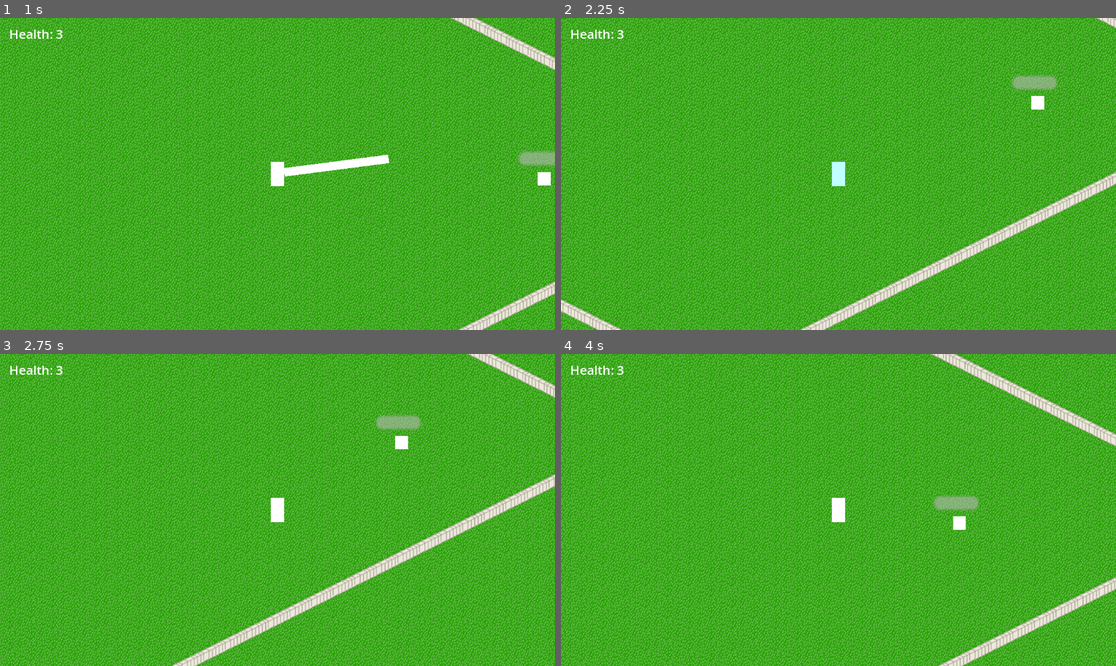
Above: before the commit, frames 1-4 (two rows, left to right).
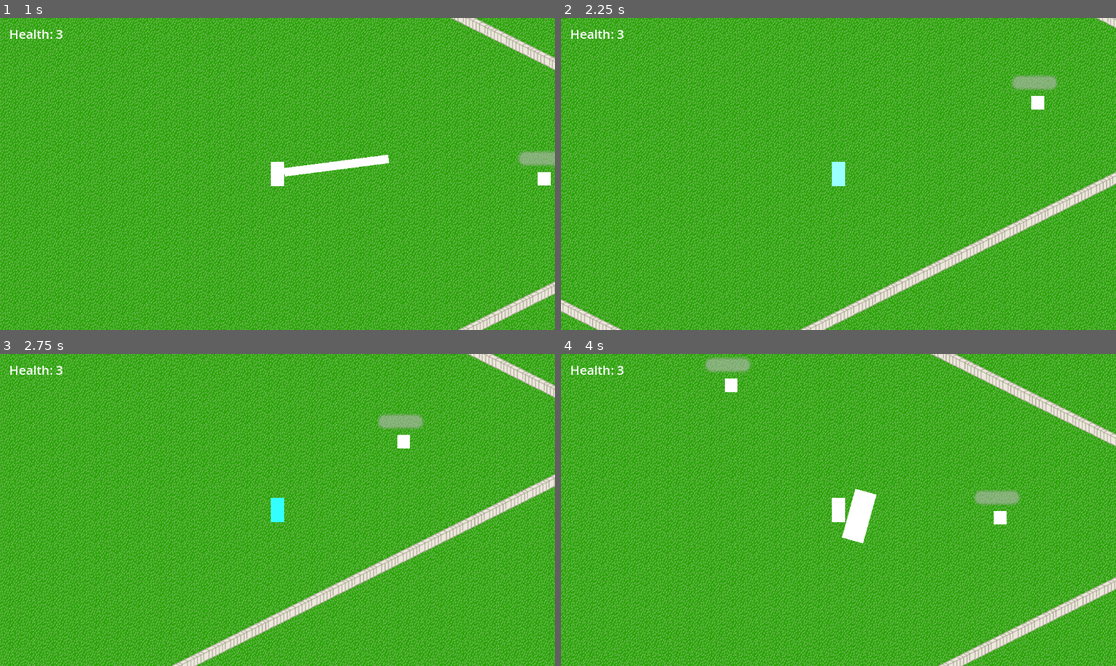
Above: after the commit, the same moments.

Repository: airo4858/rogue_like
Game: Godot game, scene res://main.tscn
Same seed, same stepped clock (60 frames per second), same inputs: the game is played once before the commit and once after it.
Inputs (mouse positions are in pixels of both pictures, inside the frame that each line leads up to):
- Up to frame 1 (1 s): tap Enter at 0.5 s; move the mouse to (399, 158) at 0.52 s; press the mouse at (399, 158) at 0.53 s; hold D (move_right) from 0.53 s (still down); tap Space (jump) at 0.77 s; right-click (399, 158) at 0.8 s
- Up to frame 2 (2.25 s): tap Space (jump) at 1.07, 1.52, 1.55, 1.82 s; move the mouse to (727, 189) at 1.27 s; release D (move_right) at 1.28 s; release the mouse at (727, 189) at 1.28 s; hold S (move_down) 1.28-2.03 s; right-click (727, 189) at 1.35 s; move the mouse to (894, 105) at 2.02 s; hold D (move_right) from 2.03 s (still down); hold Space (jump) from 2.03 s (still down)
- Up to frame 3 (2.75 s): keep holding D (move_right); keep holding Space (jump); click (333, 441) at 2.3 s
- Up to frame 4 (4 s): move the mouse to (810, 572) at 2.77 s; release D (move_right) at 2.78 s; release Space (jump) at 2.78 s; hold W (move_up) 2.78-3.53 s; click (810, 572) at 2.85 s; tap Space (jump) at 3.02, 3.32, 3.77, 3.8 s; right-click (810, 572) at 3.05 s; move the mouse to (1005, 556) at 3.52 s; hold A (move_left) from 3.53 s (still down); hold Right mouse button (sweep) from 3.53 s (still down)

Frame 1 is identical in both runs. In frame 2, 0.2% of the frame differs, in the area x 48-52%, y 46-54%; in frame 3, 0.4%; in frame 4, 2.1%, in the area x 25-83%, y 1-61%.
Error before the commit: Attempt to call function 'get_overlapping_bodies' in base 'null instance' on a null instance. (res://player.gd:25)

Commit message:
added outlines for item pickup

Diff:
--- a/enemy1.tscn
+++ b/enemy1.tscn
@@ -19,7 +19,7 @@
 [sub_resource type="CanvasTexture" id="CanvasTexture_xe6yl"]
 
 [sub_resource type="CircleShape2D" id="CircleShape2D_1e2wm"]
-radius = 246.0
+radius = 315.002
 
 [sub_resource type="RectangleShape2D" id="RectangleShape2D_6exxq"]
 size = Vector2(19, 20)
--- a/items.gd
+++ b/items.gd
@@ -1,6 +1,7 @@
 extends CharacterBody2D
 
 var item_number : int
+var has_pickup : bool = false
 #@export var player_character : Resource
 
 func pick_item():
@@ -15,8 +16,12 @@
 func pickup(player_character: CharacterBody2D):
 	if (item_number == 1):
 		player_character.sweep_damage += 1
+		player_character.extra_sweep += 1
 	elif (item_number == 2):
 		player_character.stab_damage += 1
+		player_character.extra_stab += 1
 	elif (item_number == 3):
 		player_character.hp += 2
+		get_tree().get_root().get_node("Stage1/UI").gain_health(2)
+	has_pickup = true
 	queue_free()
--- a/main.tscn
+++ b/main.tscn
@@ -74,7 +74,6 @@
 y_sort_enabled = true
 position = Vector2(383, 185)
 collision_mask = 9
-hp = 3
 
 [node name="Enemy1" parent="." instance=ExtResource("8_v5vhg")]
 position = Vector2(869, 192)
--- a/player.gd
+++ b/player.gd
@@ -2,12 +2,14 @@
 
 @export var move_speed: float = 100.0
 
-@export var max_hp : int = 3
-@export var hp: int = max_hp
+@export var max_hp : int = 10
+@export var hp: int = 3
 @export var item : Resource
 #Create a variable keeping track of which stage and have that correlate to the hurt function
 var stab_damage: int = 1
 var sweep_damage: int = 2
+var extra_sweep : int = 1
+var extra_stab : int = 1
 
 var can_jump : bool = true
 var can_sweep : bool = true
@@ -22,8 +24,8 @@
 		can_stab = false
 		$AnimationPlayer.play("beta_jump")
 		await $AnimationPlayer.animation_finished
-		var overlap = $CollisionArea.get_overlapping_bodies()
-		if overlap.size() > 1:
+		var overlap = $ItemPickupArea.get_overlapping_bodies()
+		if overlap.size() >= 1:
 			self.position = initial_player_position
 		can_jump = true
 		can_sweep = true
@@ -35,8 +37,12 @@
 		can_stab = false
 		can_jump = false
 		get_node("Sweep").look_at(get_global_mouse_position())
-		$AnimationPlayer.play("sweep_attack")
-		await $AnimationPlayer.animation_finished
+		if extra_sweep == 1:
+			$AnimationPlayer.play("sweep_attack")
+			await $AnimationPlayer.animation_finished
+		elif extra_sweep == 2:
+			$AnimationPlayer.play("extra_sweep_attack")
+			await $AnimationPlayer.animation_finished
 		can_sweep = true
 		can_stab = true
 		can_jump = true
@@ -47,8 +53,12 @@
 		can_sweep = false
 		can_jump = false
 		get_node("Stab").look_at(get_global_mouse_position())
-		$AnimationPlayer.play("stab_attack")
-		await $AnimationPlayer.animation_finished
+		if extra_stab == 1:
+			$AnimationPlayer.play("stab_attack")
+			await $AnimationPlayer.animation_finished
+		elif extra_stab == 2:
+			$AnimationPlayer.play("extra_stab_attack")
+			await $AnimationPlayer.animation_finished
 		can_stab = true
 		can_sweep = true
 		can_jump = true
@@ -88,5 +98,5 @@
 #Item Pickup Code
 func _on_collision_area_body_entered(body: Node2D) -> void:
 	if body.is_in_group("Item"):
+		body.pickup(self)
 		print("PICKUP")
-		body.pickup(self)
--- a/player.tscn
+++ b/player.tscn
@@ -12,10 +12,14 @@
 radius = 22.0
 height = 78.0
 
+[sub_resource type="CanvasTexture" id="CanvasTexture_jwfni"]
+
 [sub_resource type="CanvasTexture" id="CanvasTexture_xy8vh"]
 
 [sub_resource type="RectangleShape2D" id="RectangleShape2D_utbjh"]
 size = Vector2(156, 14)
+
+[sub_resource type="CanvasTexture" id="CanvasTexture_b78it"]
 
 [sub_resource type="CanvasTexture" id="CanvasTexture_4ij7r"]
 
@@ -136,6 +140,30 @@
 tracks/9/interp = 1
 tracks/9/loop_wrap = true
 tracks/9/keys = {
+"times": PackedFloat32Array(0),
+"transitions": PackedFloat32Array(1),
+"update": 1,
+"values": [false]
+}
+tracks/10/type = "value"
+tracks/10/imported = false
+tracks/10/enabled = true
+tracks/10/path = NodePath("Sweep/SweepHurtbox/ExtraSweepSprite:visible")
+tracks/10/interp = 1
+tracks/10/loop_wrap = true
+tracks/10/keys = {
+"times": PackedFloat32Array(0),
+"transitions": PackedFloat32Array(1),
+"update": 1,
+"values": [false]
+}
+tracks/11/type = "value"
+tracks/11/imported = false
+tracks/11/enabled = true
+tracks/11/path = NodePath("Stab/StabHurtbox/ExtraStabSprite:visible")
+tracks/11/interp = 1
+tracks/11/loop_wrap = true
+tracks/11/keys = {
 "times": PackedFloat32Array(0),
 "transitions": PackedFloat32Array(1),
 "update": 1,
@@ -201,7 +229,7 @@
 tracks/4/interp = 1
 tracks/4/loop_wrap = true
 tracks/4/keys = {
-"times": PackedFloat32Array(0, 0.166667, 0.833333),
+"times": PackedFloat32Array(0, 0.166667, 1),
 "transitions": PackedFloat32Array(1, 1, 1),
 "update": 0,
 "values": [Color(1, 1, 1, 1), Color(0, 1, 1, 1), Color(1, 1, 1, 1)]
@@ -213,7 +241,7 @@
 tracks/5/interp = 1
 tracks/5/loop_wrap = true
 tracks/5/keys = {
-"times": PackedFloat32Array(0.166667, 0.833333),
+"times": PackedFloat32Array(0.166667, 1),
 "transitions": PackedFloat32Array(1, 1),
 "update": 1,
 "values": [true, false]
@@ -269,6 +297,86 @@
 tracks/1/interp = 1
 tracks/1/loop_wrap = true
 tracks/1/keys = {
+"times": PackedFloat32Array(0, 0.166667, 1),
+"transitions": PackedFloat32Array(1, 1, 1),
+"update": 1,
+"values": [false, true, false]
+}
+
+[sub_resource type="Animation" id="Animation_5tx8v"]
+resource_name = "extra_sweep_attack"
+step = 0.0833333
+tracks/0/type = "value"
+tracks/0/imported = false
+tracks/0/enabled = true
+tracks/0/path = NodePath("Sweep/SweepHurtbox/SweepHitbox:disabled")
+tracks/0/interp = 1
+tracks/0/loop_wrap = true
+tracks/0/keys = {
+"times": PackedFloat32Array(0, 0.166667, 1),
+"transitions": PackedFloat32Array(1, 1, 1),
+"update": 1,
+"values": [true, false, true]
+}
+tracks/1/type = "value"
+tracks/1/imported = false
+tracks/1/enabled = true
+tracks/1/path = NodePath("Sweep/SweepHurtbox/SweepSprite:visible")
+tracks/1/interp = 1
+tracks/1/loop_wrap = true
+tracks/1/keys = {
+"times": PackedFloat32Array(0, 0.166667, 1),
+"transitions": PackedFloat32Array(1, 1, 1),
+"update": 1,
+"values": [false, true, false]
+}
+tracks/2/type = "value"
+tracks/2/imported = false
+tracks/2/enabled = true
+tracks/2/path = NodePath("Sweep/SweepHurtbox/ExtraSweepSprite:visible")
+tracks/2/interp = 1
+tracks/2/loop_wrap = true
+tracks/2/keys = {
+"times": PackedFloat32Array(0, 0.166667, 1),
+"transitions": PackedFloat32Array(1, 1, 1),
+"update": 1,
+"values": [false, true, false]
+}
+
+[sub_resource type="Animation" id="Animation_ukr0e"]
+resource_name = "extra_stab_attack"
+step = 0.0833333
+tracks/0/type = "value"
+tracks/0/imported = false
+tracks/0/enabled = true
+tracks/0/path = NodePath("Stab/StabHurtbox/StabHitbox:disabled")
+tracks/0/interp = 1
+tracks/0/loop_wrap = true
+tracks/0/keys = {
+"times": PackedFloat32Array(0, 0.166667, 1),
+"transitions": PackedFloat32Array(1, 1, 1),
+"update": 1,
+"values": [true, false, true]
+}
+tracks/1/type = "value"
+tracks/1/imported = false
+tracks/1/enabled = true
+tracks/1/path = NodePath("Stab/StabHurtbox/StabSprite:visible")
+tracks/1/interp = 1
+tracks/1/loop_wrap = true
+tracks/1/keys = {
+"times": PackedFloat32Array(0, 0.166667, 1),
+"transitions": PackedFloat32Array(1, 1, 1),
+"update": 1,
+"values": [false, true, false]
+}
+tracks/2/type = "value"
+tracks/2/imported = false
+tracks/2/enabled = true
+tracks/2/path = NodePath("Stab/StabHurtbox/ExtraStabSprite:visible")
+tracks/2/interp = 1
+tracks/2/loop_wrap = true
+tracks/2/keys = {
 "times": PackedFloat32Array(0, 0.166667, 1),
 "transitions": PackedFloat32Array(1, 1, 1),
 "update": 1,
@@ -279,6 +387,8 @@
 _data = {
 "RESET": SubResource("Animation_h6v7o"),
 "beta_jump": SubResource("Animation_derx3"),
+"extra_stab_attack": SubResource("Animation_ukr0e"),
+"extra_sweep_attack": SubResource("Animation_5tx8v"),
 "stab_attack": SubResource("Animation_nj04u"),
 "sweep_attack": SubResource("Animation_at734")
 }
@@ -308,6 +418,13 @@
 position = Vector2(-57, 1)
 shape = SubResource("CapsuleShape2D_mpkpe")
 disabled = true
+
+[node name="ExtraSweepSprite" type="Sprite2D" parent="Sweep/SweepHurtbox"]
+visible = false
+modulate = Color(1, 0, 0, 1)
+position = Vector2(-57, 1.5)
+scale = Vector2(38, 79)
+texture = SubResource("CanvasTexture_jwfni")
 
 [node name="SweepSprite" type="Sprite2D" parent="Sweep/SweepHurtbox"]
 visible = false
@@ -325,6 +442,13 @@
 shape = SubResource("RectangleShape2D_utbjh")
 disabled = true
 
+[node name="ExtraStabSprite" type="Sprite2D" parent="Stab/StabHurtbox"]
+visible = false
+modulate = Color(0.0117647, 0, 1, 1)
+position = Vector2(89.5, -1)
+scale = Vector2(159, 16)
+texture = SubResource("CanvasTexture_b78it")
+
 [node name="StabSprite" type="Sprite2D" parent="Stab/StabHurtbox"]
 visible = false
 position = Vector2(88.2508, -1.18729)
--- a/stage1.gd
+++ b/stage1.gd
@@ -7,6 +7,7 @@
 @export var enemy_count : int = 3
 
 var spawn_item : bool = true
+var newest_item : CharacterBody2D
 
 func _ready():
 	enemy1.enemyDeath.connect(death_counter)
@@ -16,11 +17,19 @@
 func death_counter():
 	enemy_count -= 1
 
+func end_stage(item : CharacterBody2D):
+	print(item.has_pickup)
+	if item.has_pickup == true:
+		print("END STAGE")
+		pass
+
 func _physics_process(delta: float):
 	if(enemy_count <= 0):
 		if spawn_item == true:
-			spawn_item = false
 			var new_item = item.instantiate()
 			get_parent().add_child(new_item)
 			new_item.position = $ItemSpawnPoint.global_position
 			new_item.pick_item()
+			spawn_item = false
+			newest_item = new_item
+		end_stage(newest_item)
Not shown: 1 places in player.tscn that only renumber resources
